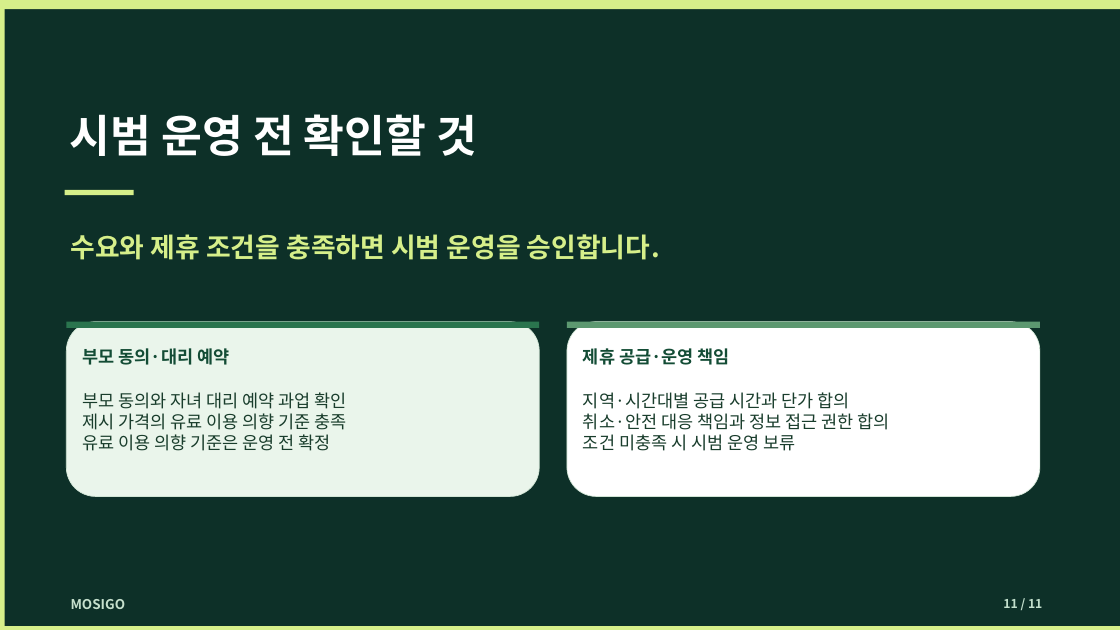
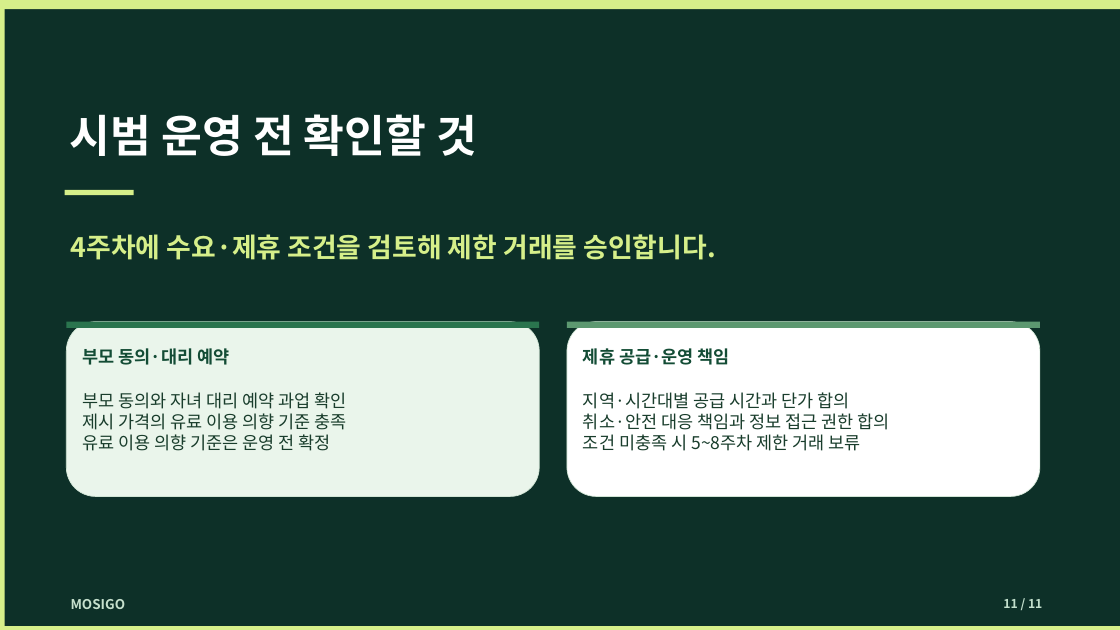
Before and after one commit to dohyunkimmm/mosigo-case-study, a slide deck: slide 11 of downloads/mosigo_report.pptx. Drawn at 1120x630 pixels with LibreOffice and Linux fonts; fonts in the diff are those of the drawing. Boxes give left, top, right and bottom in pixels: in the first picture for what was removed or moved away, otherwise in the second. Text is boxed around its words. In the diff, an @@ line names an element or a change of style, - is before the commit and + after.

```diff
--- a/downloads/mosigo_report.pptx
+++ b/downloads/mosigo_report.pptx
@@ text at (71, 234, 717, 260): text changed @@
-수요와 제휴 조건을 충족하면 시범 운영을 승인합니다.
+4주차에 수요·제휴 조건을 검토해 제한 거래를 승인합니다.
@@ text at (583, 434, 861, 451): text changed @@
-조건 미충족 시 시범 운영 보류
+조건 미충족 시 5~8주차 제한 거래 보류
```
Also in this commit, not shown: 13 other files.
